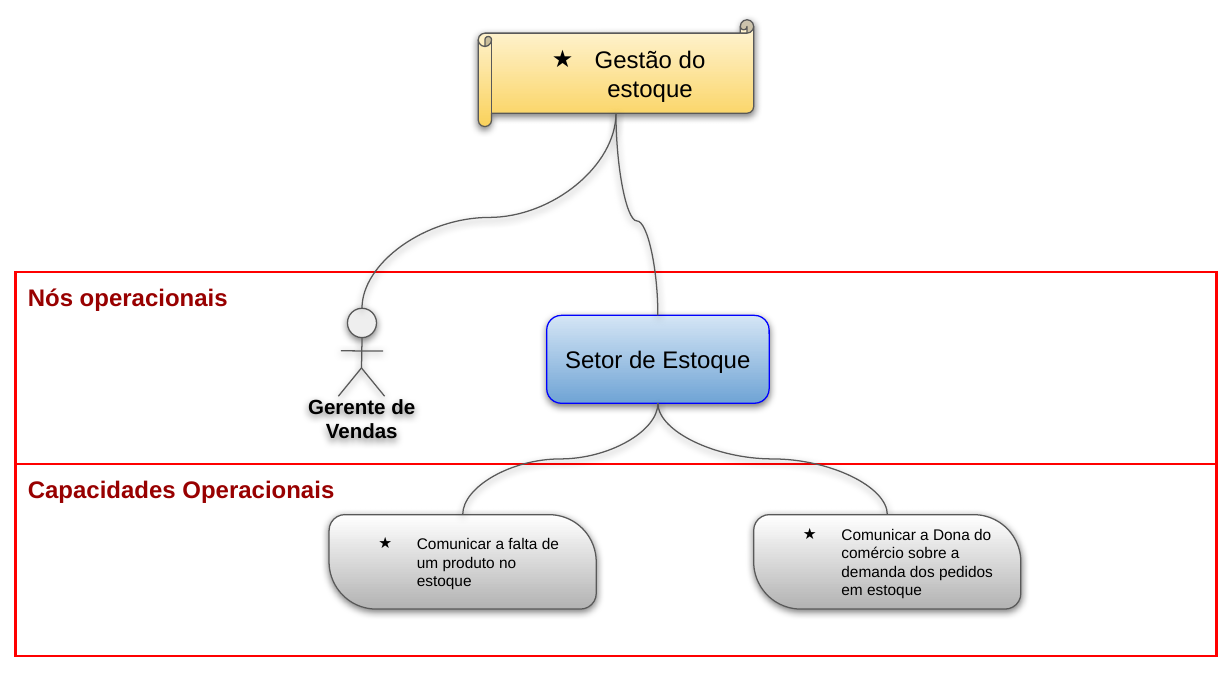
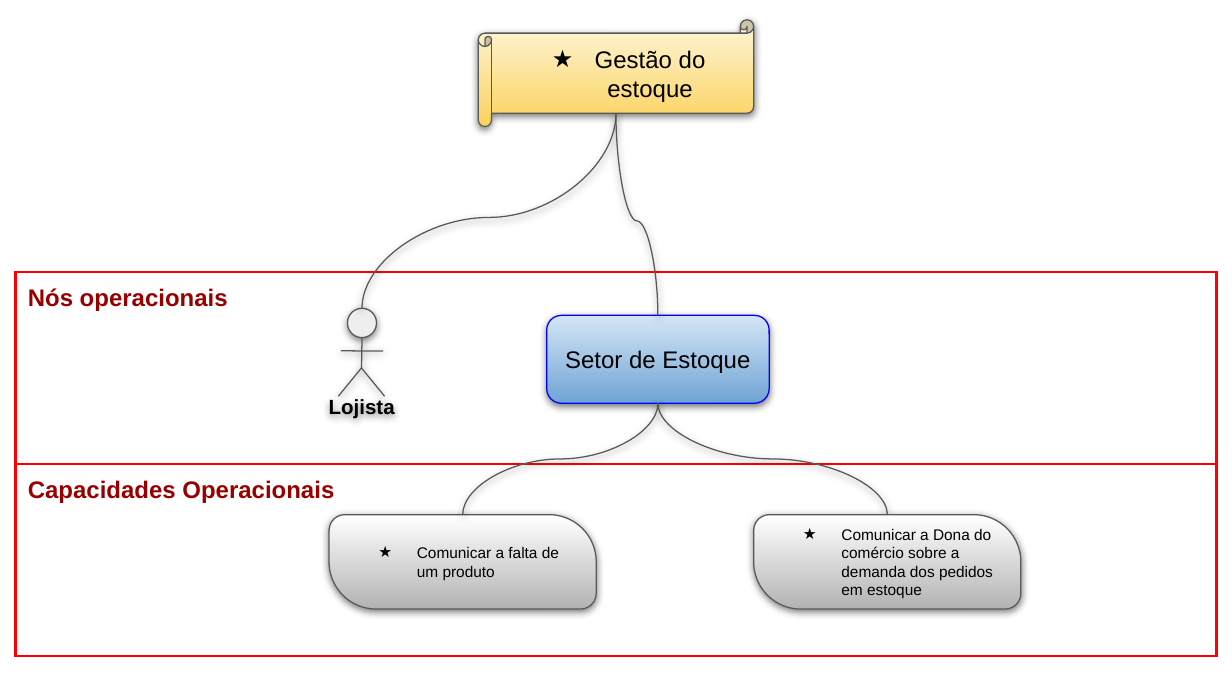
Before and after one commit to Andre-Narciso/ES-AC01, a slide deck: slide 4 of 15. Arquitetura de Negócio para cada Cenário.pptx (slide 3 before the commit). Drawn at 1232x693 pixels with LibreOffice and Linux fonts; fonts in the diff are those of the drawing. Boxes give left, top, right and bottom in pixels: in the first picture for what was removed or moved away, otherwise in the second. Text is boxed around its words. In the diff, an @@ line names an element or a change of style, - is before the commit and + after.

```diff
--- a/15. Arquitetura de Negócio para cada Cenário.pptx
+++ b/15. Arquitetura de Negócio para cada Cenário.pptx
@@ text at <box>329,397,395,418</box>: text changed @@
-Gerente de Vendas
+Lojista
@@ text in round diag rect at <box>417,547,559,580</box>: text changed @@
-★ Comunicar a falta de um produto no estoque
+★ Comunicar a falta de um produto
```
Also in this commit, not shown: 4 other slides changed, 1 slide added, 5 other files.
